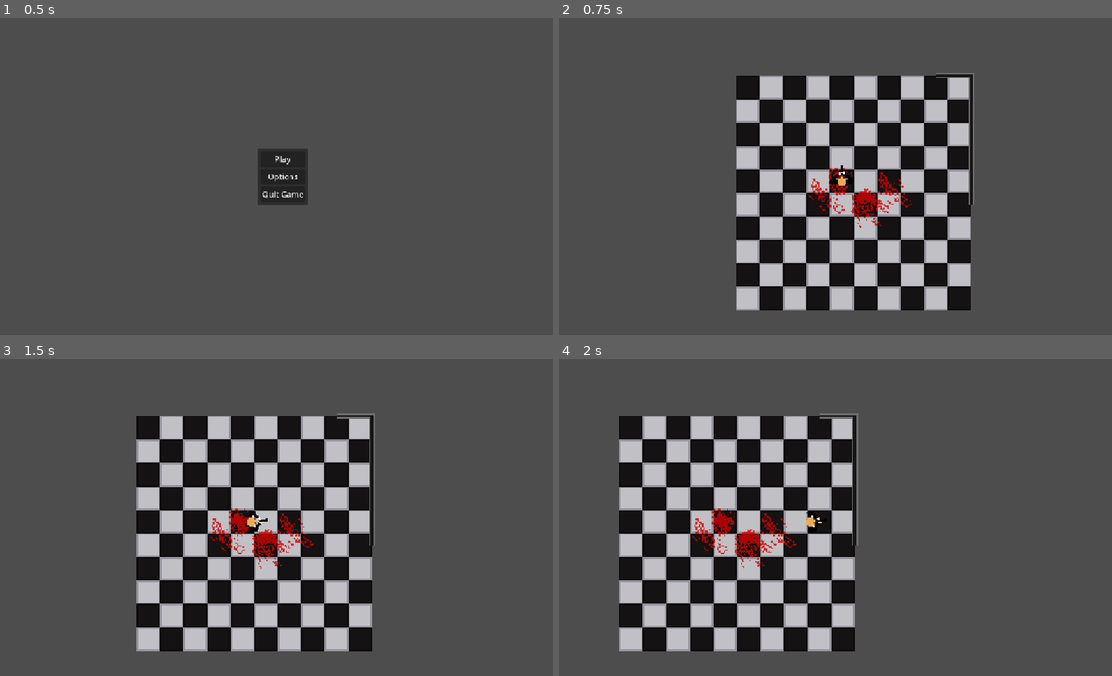
Above: before the commit, frames 1-4 (two rows, left to right).
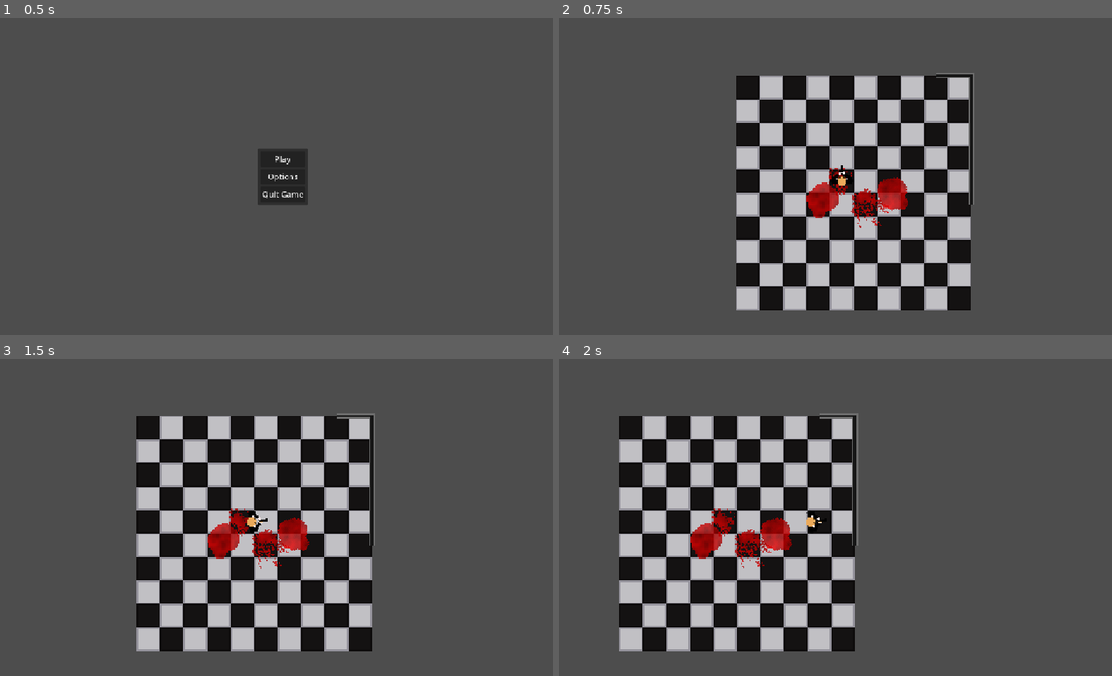
Above: after the commit, the same moments.

Repository: sparkworm/STATE
Game: Godot game, scene res://scenes/game.tscn
The game is run twice, just before and just after one commit, with the same random seed, the same clock (stepped at 60 frames per second) and the same inputs.
Inputs (mouse positions are in pixels of both pictures, inside the frame that each line leads up to):
- Up to frame 1 (0.5 s): no input
- Up to frame 2 (0.75 s): click "Play" at 0.5 s
- Up to frame 3 (1.5 s): tap Enter at 1.25 s; move the mouse to (409, 501) at 1.27 s; hold D (move_right) from 1.28 s (still down); click (409, 501) at 1.35 s
- Up to frame 4 (2 s): keep holding D (move_right)

Frame 1 is identical in both runs. In frame 2, 1.0% of the frame differs, in the area x 44-64%, y 47-67%; in frame 3, 1.1%, in the area x 37-57%, y 47-67%; in frame 4, 1.1%.

Commit message:
Added a shader to apply some noise to blood decals

Diff:
--- a/project_time.json
+++ b/project_time.json
@@ -1,14 +1,14 @@
 {
-  "2D": 1260.0,
+  "2D": 3591.0,
   "3D": 0.0,
   "ASSETLIB": 0.0,
-  "GAME": 903.0,
-  "SCRIPT": 12021.0,
-  "current_screen": "2D",
-  "external_time": 15828.0,
+  "GAME": 912.0,
+  "SCRIPT": 12092.0,
+  "current_screen": "Script",
+  "external_time": 16590.0,
   "idle_time": 0.0,
   "idle_time_out": 5.0,
-  "project_time": 14197.0,
+  "project_time": 16608.0,
   "rest_time_enabled": false,
   "rest_time_value": 15.0
 }
--- a/scenes/effects/blood_decal.tscn
+++ b/scenes/effects/blood_decal.tscn
@@ -1,7 +1,24 @@
-[gd_scene load_steps=2 format=3 uid="uid://tih2ouwvuyvd"]
+[gd_scene load_steps=6 format=3 uid="uid://tih2ouwvuyvd"]
 
 [ext_resource type="Texture2D" uid="uid://chvh6n2jk7qbb" path="res://textures/vfx/decals_sheet.png" id="1_02nqv"]
+[ext_resource type="Shader" uid="uid://dxusprdq6doyd" path="res://shaders/blood_shader.gdshader" id="1_e1kyl"]
+
+[sub_resource type="FastNoiseLite" id="FastNoiseLite_jpknc"]
+noise_type = 2
+frequency = 0.0814
+offset = Vector3(86.47, 0, 0)
+fractal_octaves = 2
+
+[sub_resource type="NoiseTexture2D" id="NoiseTexture2D_rl756"]
+noise = SubResource("FastNoiseLite_jpknc")
+
+[sub_resource type="ShaderMaterial" id="ShaderMaterial_at2se"]
+shader = ExtResource("1_e1kyl")
+shader_parameter/noise = SubResource("NoiseTexture2D_rl756")
+shader_parameter/dimensions = Vector2(320, 32)
 
 [node name="BloodDecal" type="Sprite2D"]
+material = SubResource("ShaderMaterial_at2se")
 texture = ExtResource("1_02nqv")
 hframes = 10
+frame = 6
--- a/scenes/levels/test_level.tscn
+++ b/scenes/levels/test_level.tscn
@@ -19,6 +19,7 @@
 
 [node name="BloodDecal2" parent="Decals/BloodLayer" index="1" instance=ExtResource("2_yautc")]
 position = Vector2(34, 7)
+rotation = -1.01663
 
 [node name="BloodDecal3" parent="Decals/BloodLayer" index="2" instance=ExtResource("2_yautc")]
 position = Vector2(19, 16)
--- /dev/null
+++ b/shaders/blood_shader.gdshader
@@ -0,0 +1,27 @@
+shader_type canvas_item;
+
+uniform sampler2D noise;
+uniform vec2 dimensions;
+
+// Called for every vertex the material is visible on.
+void vertex() {
+}
+
+// Called for every pixel the material is visible on.
+void fragment() {
+	vec2 pixel_uv = floor(UV*dimensions)/dimensions;
+	// necessary if using something like a spritesheet
+	float asp_ratio = dimensions.y / dimensions.x;
+	float noise_val = texture(noise, vec2(pixel_uv.x,pixel_uv.y*asp_ratio)).x;
+	noise_val += 0.3;
+	float dist = distance(pixel_uv, vec2(0.5));
+	//noise_val = 1.0-noise_val;
+	//noise_val = pow(noise_val,2);
+	//noise_val = smoothstep(0.3, 0.4, noise_val) * noise_val;
+	COLOR.rgb *= pow(noise_val,0.5);
+}
+
+//void light() {
+//	// Called for every pixel for every light affecting the CanvasItem.
+//	// Uncomment to replace the default light processing function with this one.
+//}
Not shown, added: shaders/blood_shader.gdshader.uid
